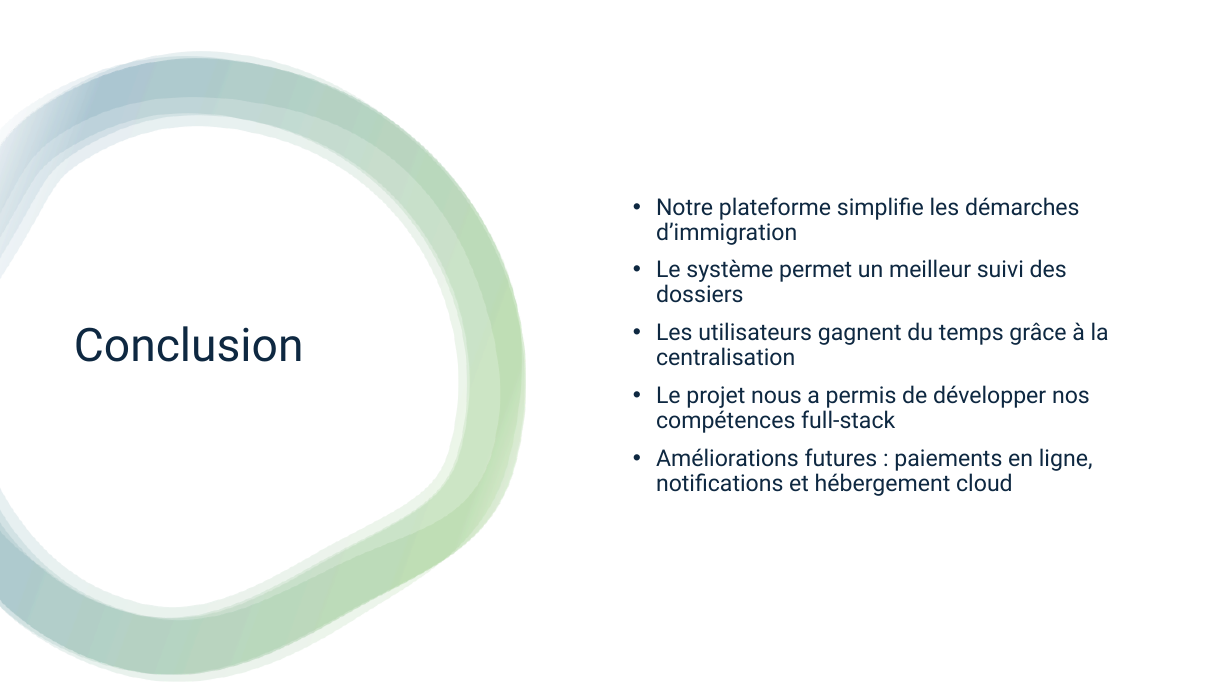
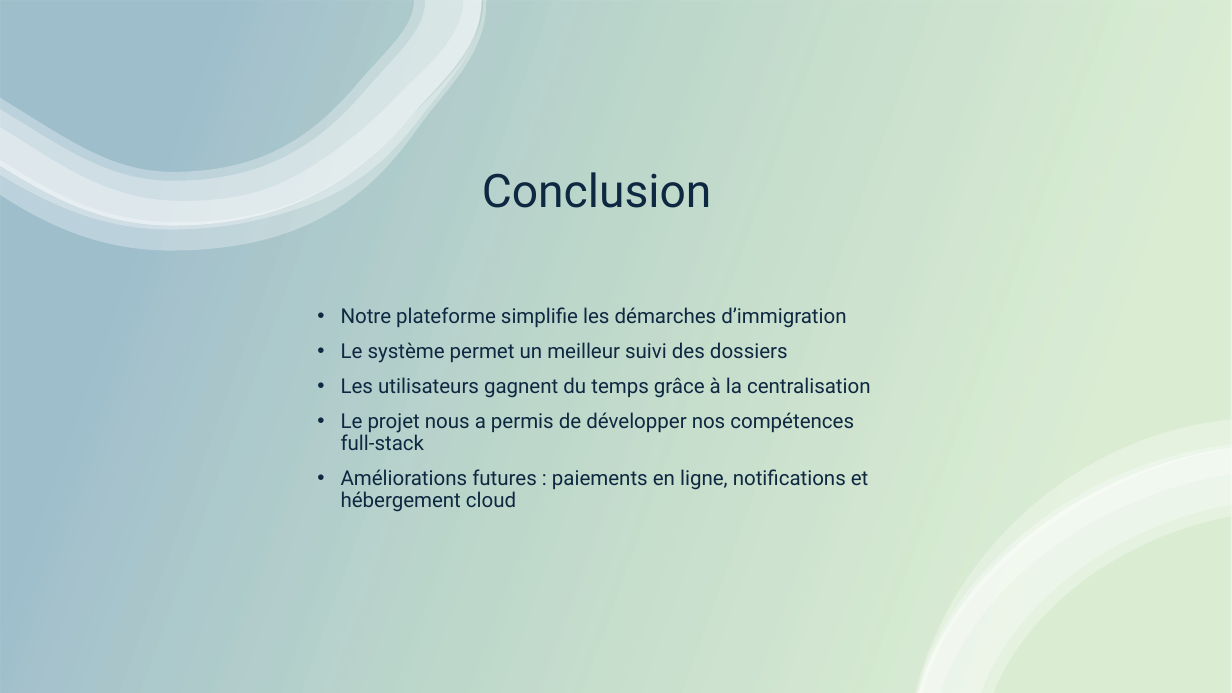
Before and after one commit to xpelletier07/Projet_Site_Immigration, a slide deck: slide 25 of Mandats/Mandat_3/Présentation.pptx (slide 36 before the commit). Drawn at 1232x693 pixels with LibreOffice and Linux fonts; fonts in the diff are those of the drawing. Boxes give left, top, right and bottom in pixels: in the first picture for what was removed or moved away, otherwise in the second. Text is boxed around its words. In the diff, an @@ line names an element or a change of style, - is before the commit and + after.

```diff
--- a/Mandats/Mandat_3/Présentation.pptx
+++ b/Mandats/Mandat_3/Présentation.pptx
@@ rectangle at (0, 0, 1232, 693): fill #FFFFFF to gradient #4EA72E to #156082 @@
@@ group added at (0, 0, 487, 250): 4 freeform shapes @@
@@ group removed at (0, 52, 526, 682): 4 freeform shapes @@
@@ title "Conclusion": place and size @@
-title "Conclusion" at (74, 326, 304, 362)
+title "Conclusion" at (482, 172, 712, 208)
@@ title "Conclusion" at (482, 172, 712, 208): alignment left to centre @@
@@ text "Notre plateforme simplifie les démarches ...": place and size @@
-text "Notre plateforme simplifie les démarches ..." at (656, 197, 1109, 496)
+text "Notre plateforme simplifie les démarches ..." at (341, 307, 871, 512)
@@ text "Notre plateforme simplifie les démarches ..." at (341, 307, 871, 512): size 18 to 16 pt; vertical alignment middle to top @@
@@ group added at (916, 419, 1232, 693): 4 freeform shapes @@
```
Also in this commit, not shown: 19 other slides changed, 13 slides removed, 1 other file.
